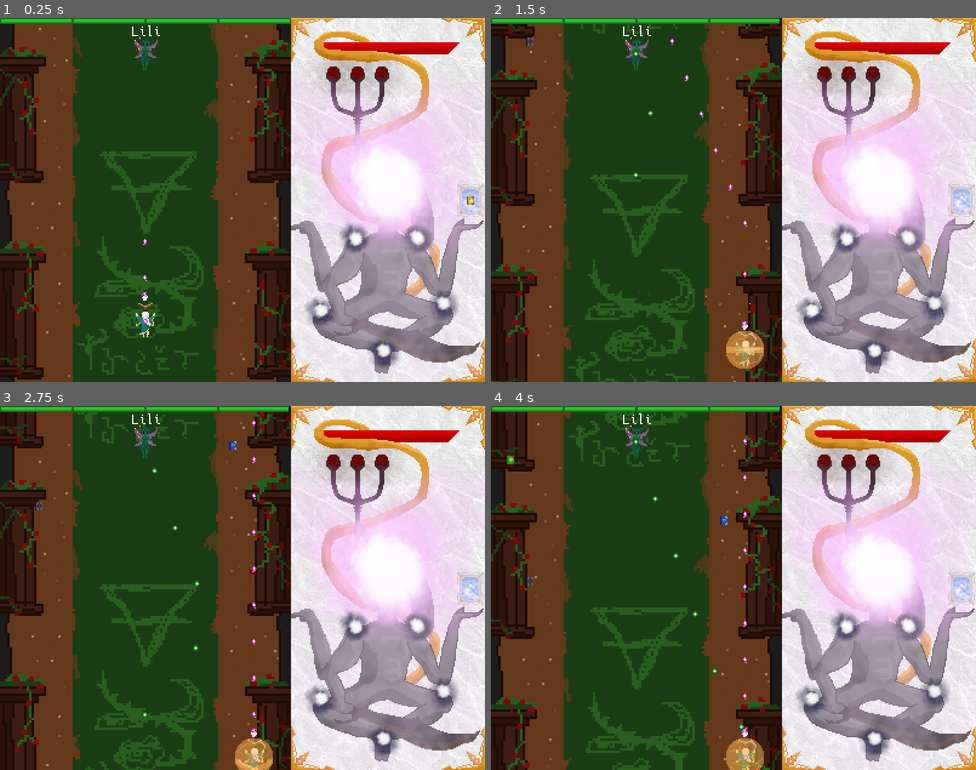
Above: before the commit, frames 1-4 (two rows, left to right).
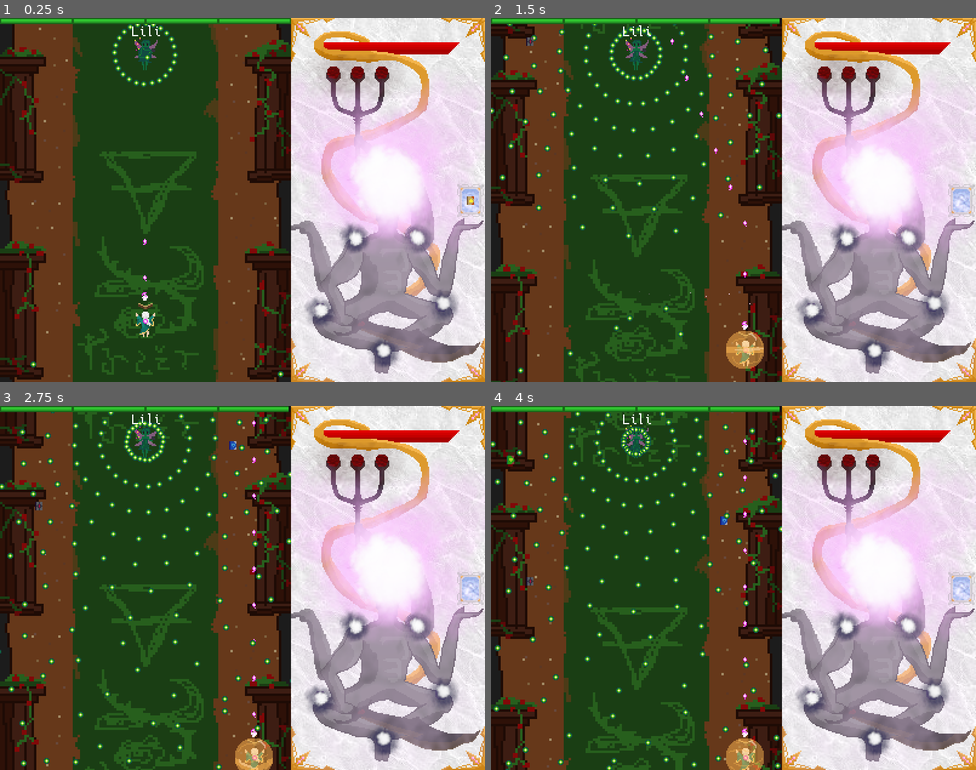
Above: after the commit, the same moments.

Repository: Voltinus/rimu
Game: Godot game, scene res://levels/Level2Earth/Level2Earth.tscn
Two runs of this game, one before a commit and one after it. Both use one fixed random seed, a clock stepped at 60 frames per second and the inputs below. This scene is started directly instead of the project's main scene.
Inputs (mouse positions are in pixels of both pictures, inside the frame that each line leads up to):
- Up to frame 1 (0.25 s): no input
- Up to frame 2 (1.5 s): tap Enter (dialogue_skip) at 0.5 s; move the mouse to (840, 181) at 0.52 s; hold D (move_right) 0.53-1.28 s; tap E (use_book) at 0.6, 1.35 s; click (840, 181) at 0.67 s; move the mouse to (636, 218) at 1.27 s; hold S (move_down) from 1.28 s (still down)
- Up to frame 3 (2.75 s): move the mouse to (291, 507) at 2.02 s; release S (move_down) at 2.03 s; hold D (move_right) from 2.03 s (still down); tap E (use_book) at 2.1 s
- Up to frame 4 (4 s): move the mouse to (709, 660) at 2.77 s; release D (move_right) at 2.78 s; hold W (move_up) 2.78-3.53 s; tap E (use_book) at 2.85, 3.6 s; click (709, 660) at 2.92 s; move the mouse to (879, 642) at 3.52 s; hold A (move_left) from 3.53 s (still down)

The runs differ from the first frame. In frame 1, 0.5% of the frame differs, in the area x 6-59%, y 1-99%; in frame 2, 1.9%; in frame 3, 2.4%; in frame 4, 2.4%, in the area x 0-60%, y 1-100%.

Commit message:
Added Rock and started adding Lili's states

Diff:
--- a/actors/Enemy/Enemy.tscn
+++ b/actors/Enemy/Enemy.tscn
@@ -20,40 +20,40 @@
 region = Rect2( 40, 0, 20, 30 )
 
 [sub_resource type="AtlasTexture" id=4]
+atlas = ExtResource( 2 )
+region = Rect2( 0, 0, 20, 30 )
+
+[sub_resource type="AtlasTexture" id=5]
+atlas = ExtResource( 2 )
+region = Rect2( 20, 0, 20, 30 )
+
+[sub_resource type="AtlasTexture" id=6]
+atlas = ExtResource( 2 )
+region = Rect2( 40, 0, 20, 30 )
+
+[sub_resource type="AtlasTexture" id=7]
+atlas = ExtResource( 6 )
+region = Rect2( 0, 0, 20, 30 )
+
+[sub_resource type="AtlasTexture" id=8]
+atlas = ExtResource( 6 )
+region = Rect2( 20, 0, 20, 30 )
+
+[sub_resource type="AtlasTexture" id=9]
+atlas = ExtResource( 6 )
+region = Rect2( 40, 0, 20, 30 )
+
+[sub_resource type="AtlasTexture" id=10]
 atlas = ExtResource( 3 )
 region = Rect2( 0, 0, 40, 30 )
 
-[sub_resource type="AtlasTexture" id=5]
+[sub_resource type="AtlasTexture" id=11]
 atlas = ExtResource( 3 )
 region = Rect2( 40, 0, 40, 30 )
 
-[sub_resource type="AtlasTexture" id=6]
+[sub_resource type="AtlasTexture" id=12]
 atlas = ExtResource( 3 )
 region = Rect2( 80, 0, 40, 30 )
-
-[sub_resource type="AtlasTexture" id=7]
-atlas = ExtResource( 2 )
-region = Rect2( 0, 0, 20, 30 )
-
-[sub_resource type="AtlasTexture" id=8]
-atlas = ExtResource( 2 )
-region = Rect2( 20, 0, 20, 30 )
-
-[sub_resource type="AtlasTexture" id=9]
-atlas = ExtResource( 2 )
-region = Rect2( 40, 0, 20, 30 )
-
-[sub_resource type="AtlasTexture" id=10]
-atlas = ExtResource( 6 )
-region = Rect2( 0, 0, 20, 30 )
-
-[sub_resource type="AtlasTexture" id=11]
-atlas = ExtResource( 6 )
-region = Rect2( 20, 0, 20, 30 )
-
-[sub_resource type="AtlasTexture" id=12]
-atlas = ExtResource( 6 )
-region = Rect2( 40, 0, 20, 30 )
 
 [sub_resource type="AtlasTexture" id=13]
 atlas = ExtResource( 4 )
@@ -74,19 +74,19 @@
 "name": "fire",
 "speed": 5.0
 }, {
-"frames": [ SubResource( 4 ), SubResource( 5 ), SubResource( 6 ), SubResource( 5 ) ],
+"frames": [ SubResource( 4 ), SubResource( 5 ), SubResource( 6 ) ],
 "loop": true,
-"name": "dark",
+"name": "air",
 "speed": 5.0
 }, {
 "frames": [ SubResource( 7 ), SubResource( 8 ), SubResource( 9 ) ],
 "loop": true,
-"name": "air",
+"name": "water",
 "speed": 5.0
 }, {
-"frames": [ SubResource( 10 ), SubResource( 11 ), SubResource( 12 ) ],
+"frames": [ SubResource( 10 ), SubResource( 11 ), SubResource( 12 ), SubResource( 11 ) ],
 "loop": true,
-"name": "water",
+"name": "dark",
 "speed": 5.0
 }, {
 "frames": [ SubResource( 13 ), SubResource( 14 ), SubResource( 15 ) ],
@@ -124,6 +124,7 @@
 [node name="AnimatedSprite" type="AnimatedSprite" parent="."]
 frames = SubResource( 16 )
 animation = "fire"
+frame = 2
 playing = true
 
 [node name="CollisionShape2D" type="CollisionShape2D" parent="."]
--- a/actors/Player/Player.gd
+++ b/actors/Player/Player.gd
@@ -83,13 +83,16 @@
 								get_parent().add_child(node)
 							yield(get_tree().create_timer(0.15), 'timeout')
 						yield(get_tree().create_timer(0.5), 'timeout')
+
 				'water':
 					hp = int(min(hp + 7, MAX_HP))
 					emit_signal('stats_changed', float(hp)/MAX_HP, hp_runes, attack_runes)
+
 				'earth':
 					immortal = true
 					yield(get_tree().create_timer(3), 'timeout')
 					immortal = false
+
 				'air':
 					($Shield as Node2D).visible = true
 					$CollisionShape2D.shape = CircleShape2D.new()
@@ -100,13 +103,17 @@
 					$CollisionShape2D.shape.extents = Vector2(1, 1)
 					immortal = false
 					($Shield as Node2D).visible = false
+
 				'dark':
 					($'../Enemy' as Enemy).set_darkness()
+
 				'white':
 					Global.set_bullets_avoid_player(true)
 					yield(get_tree().create_timer(5), 'timeout')
 					Global.set_bullets_avoid_player(false)
+
 				'black':
 					Global.stop_time(3)
+
 				'gray':
 					get_tree().call_group('enemy_bullets', 'change_to_player_bullet')
--- a/actors/Player/Player.tscn
+++ b/actors/Player/Player.tscn
@@ -99,6 +99,7 @@
 texture = ExtResource( 2 )
 
 [node name="CollisionShape2D" type="CollisionShape2D" parent="."]
+visible = false
 shape = SubResource( 16 )
 
 [node name="ShootTimer" type="Timer" parent="."]
--- a/levels/Level2Earth/Enemy.gd
+++ b/levels/Level2Earth/Enemy.gd
@@ -1,5 +1,44 @@
-extends "res://actors/Enemy/Enemy.gd"
+extends 'res://actors/Enemy/Enemy.gd'
+
+
+var Rock = preload('res://levels/Level2Earth/Objects/Rock/Rock.tscn')
 
 
 func _ready():
-	pass
+	states = [
+		{ 'shooting': false },
+		{ 'callback': 'lower_corners_shooting' },
+		{ 'callback': 'diamonds_and_rocks' }
+	]
+
+
+func lower_corners_shooting():
+	for _i in range(15):
+		for j in range(2):
+			var node: EnemyBullet = EnemyBullet.instance()
+
+			var shooting_from: Vector2
+			if j == 0:
+				shooting_from = Vector2(5, Global.game_height() - 5)
+			else:
+				shooting_from = Vector2(Global.game_width() - 5, Global.game_height() - 5)
+
+			var vel: Vector2 = ((get_node('../Player') as Player).position - shooting_from).normalized()
+			var pos: Vector2 = Vector2(5 + (Global.game_width() - 10) * j, Global.game_height() - 5)
+
+			node.init(vel, pos, _element)
+			$'../Bullets'.add_child(node)
+
+			burst(24)
+
+			yield(get_tree().create_timer(0.2), 'timeout')
+	callback_ended = true
+
+
+func diamonds_and_rocks():
+	for i in range(10):
+		for j in range(2):
+			var node = Rock.instance()
+			node.position = Vector2(Global.game_width() * (0.2 + 0.6*j), 0)
+			get_parent().add_child(node)
+		yield(get_tree().create_timer(0.5), 'timeout')
--- /dev/null
+++ b/levels/Level2Earth/Objects/Rock/Rock.gd
@@ -0,0 +1,20 @@
+extends Area2D
+
+
+const _SPEED = 100
+var velocity := Vector2(0, 1)
+
+
+func _physics_process(delta: float) -> void:
+	if Global.time_stopped: return
+
+	position += velocity * _SPEED * delta
+
+	if position.x < -20 or position.x > Global.game_width() + 20 or position.y < -40 or position.y > Global.game_height() + 40:
+		self.queue_free()
+
+
+func _on_Rock_body_entered(body):
+	if body.has_method("hit"):
+		body.hit(5)
+		self.queue_free()
--- a/objects/Rock/Rock.tscn
+++ b/levels/Level2Earth/Objects/Rock/Rock.tscn
@@ -1,18 +1,18 @@
 [gd_scene load_steps=5 format=2]
 
-[ext_resource path="res://objects/EnemyBullet/EnemyBullet.gd" type="Script" id=1]
+[ext_resource path="res://levels/Level2Earth/Objects/Rock/Rock.gd" type="Script" id=1]
 
 [sub_resource type="OpenSimplexNoise" id=1]
 
 [sub_resource type="NoiseTexture" id=2]
-width = 20
-height = 30
+width = 24
+height = 36
 noise = SubResource( 1 )
 
 [sub_resource type="RectangleShape2D" id=3]
-extents = Vector2( 10, 15 )
+extents = Vector2( 12, 18 )
 
-[node name="EnemyBullet" type="Area2D"]
+[node name="Rock" type="Area2D"]
 script = ExtResource( 1 )
 
 [node name="Sprite" type="Sprite" parent="."]
@@ -21,3 +21,4 @@
 [node name="CollisionShape2D" type="CollisionShape2D" parent="."]
 visible = false
 shape = SubResource( 3 )
+[connection signal="body_entered" from="." to="." method="_on_Rock_body_entered"]
